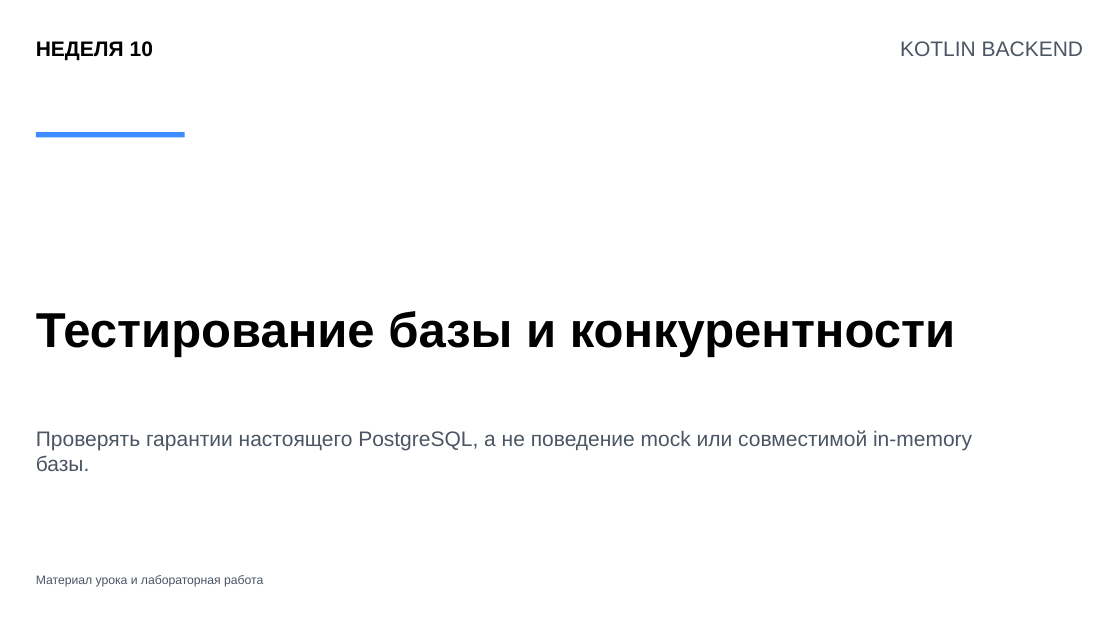
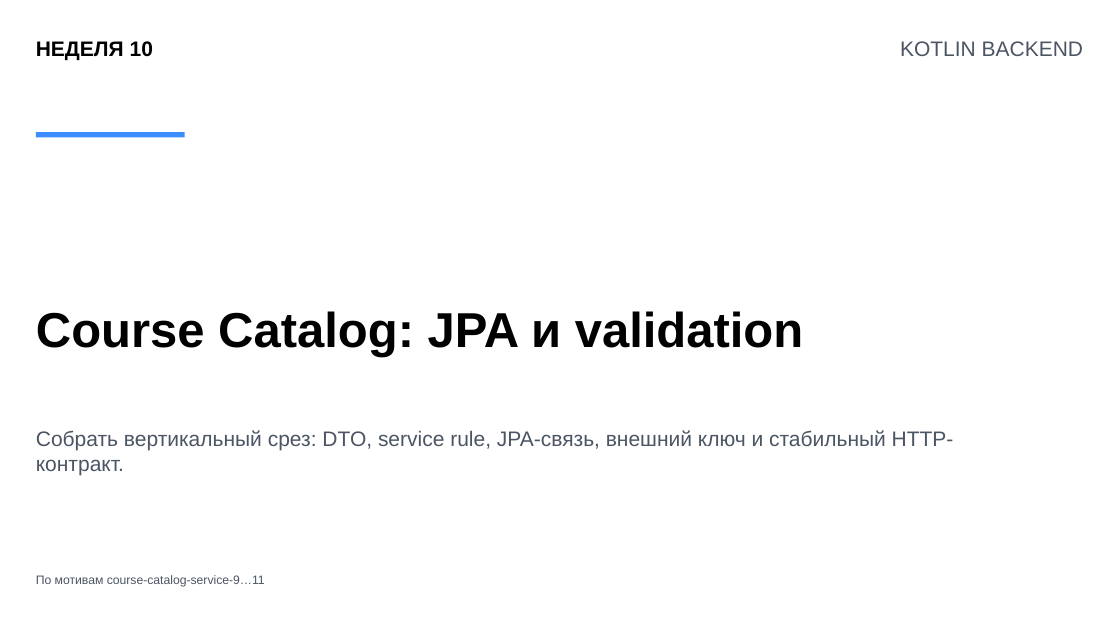
Before and after one commit to dimangty/kotlin-backend, a slide deck: slide 1 of Weak10/Lesson.pptx. Drawn at 1120x630 pixels with LibreOffice and Linux fonts; fonts in the diff are those of the drawing. Boxes give left, top, right and bottom in pixels: in the first picture for what was removed or moved away, otherwise in the second. Text is boxed around its words. In the diff, an @@ line names an element or a change of style, - is before the commit and + after.

Commit message:
Rebuild Weak10 course catalog lesson

```diff
--- a/Weak10/Lesson.pptx
+++ b/Weak10/Lesson.pptx
@@ text at bbox=[36, 311, 803, 357]: text changed @@
-Тестирование базы и конкурентности
+Course Catalog: JPA и validation
@@ text at bbox=[36, 430, 954, 475]: text changed @@
-Проверять гарантии настоящего PostgreSQL, а не поведение mock или совместимой in-memory базы.
+Собрать вертикальный срез: DTO, service rule, JPA-связь, внешний ключ и стабильный HTTP-контракт.
@@ text at bbox=[36, 575, 265, 587]: text changed @@
-Материал урока и лабораторная работа
+По мотивам course-catalog-service-9…11
```
Also in this commit, not shown: 1 other slide changed, 4 slides added, 4 slides removed, 29 other files.
